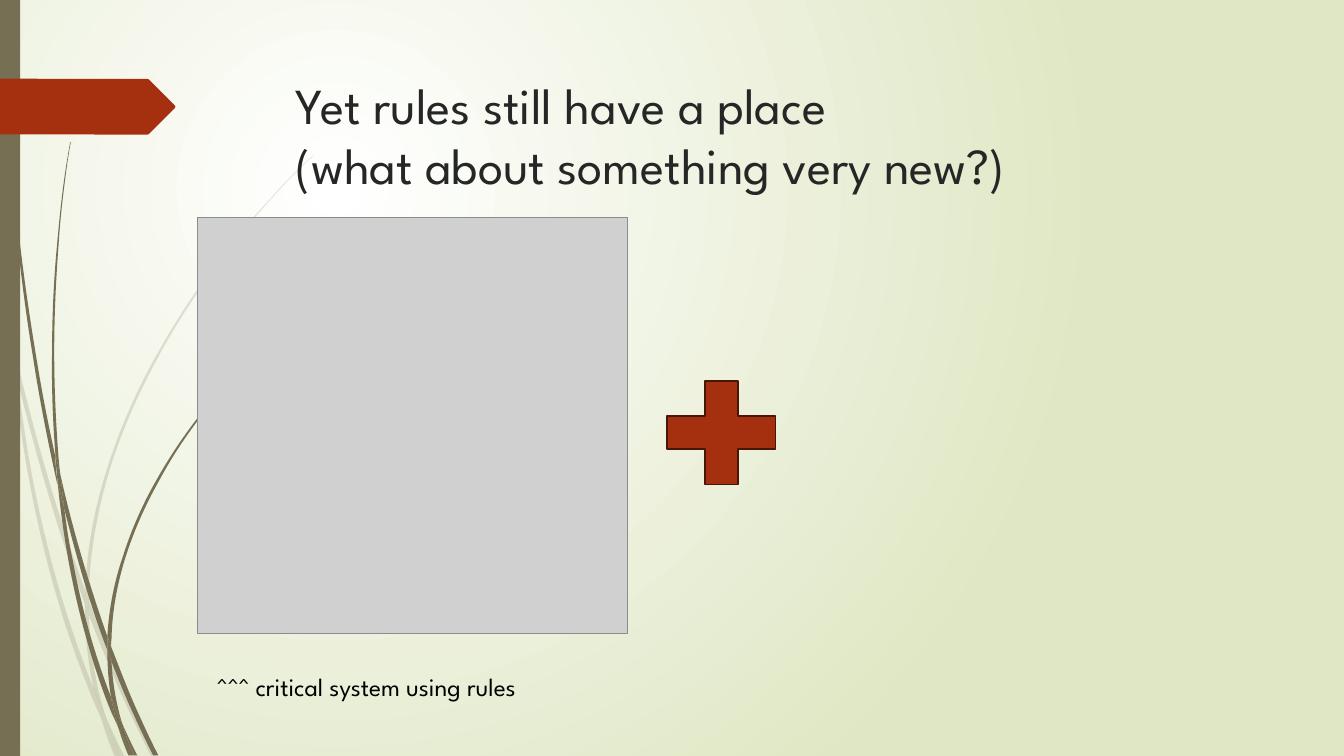
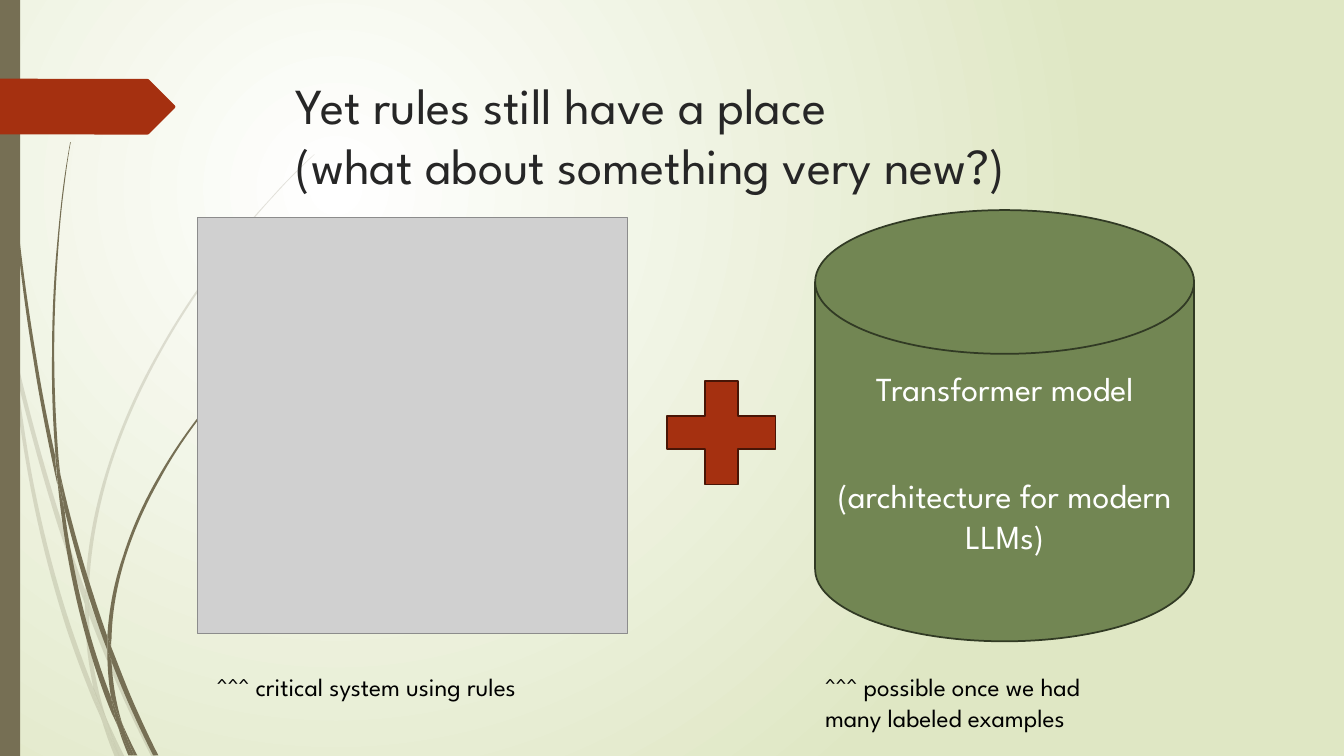
Before and after one commit to abchapman93/delphi-nlp-2024-dev, a slide deck: slide 7 of Slidedecks_ML/2024_Delphi_NLP_with_ML_Part_1.pptx. Drawn at 1344x756 pixels with LibreOffice and Linux fonts; fonts in the diff are those of the drawing; grey boxes stand for pictures. Boxes give left, top, right and bottom in pixels: in the first picture for what was removed or moved away, otherwise in the second. Text is boxed around its words. In the diff, an @@ line names an element or a change of style, - is before the commit and + after.

```diff
--- a/Slidedecks_ML/2024_Delphi_NLP_with_ML_Part_1.pptx
+++ b/Slidedecks_ML/2024_Delphi_NLP_with_ML_Part_1.pptx
@@ cylinder added at (816, 210, 1195, 641), fill #728653, outline #323B24 1.25 pt, 24 pt, text #FFFFFF @@
+Transformer model
+(architecture for modern LLMs)
@@ text added at (825, 678, 1080, 733), 18 pt, text #000000 @@
+^^^ possible once we had
+many labeled examples
```
Also in this commit, not shown: 14 slides added.
